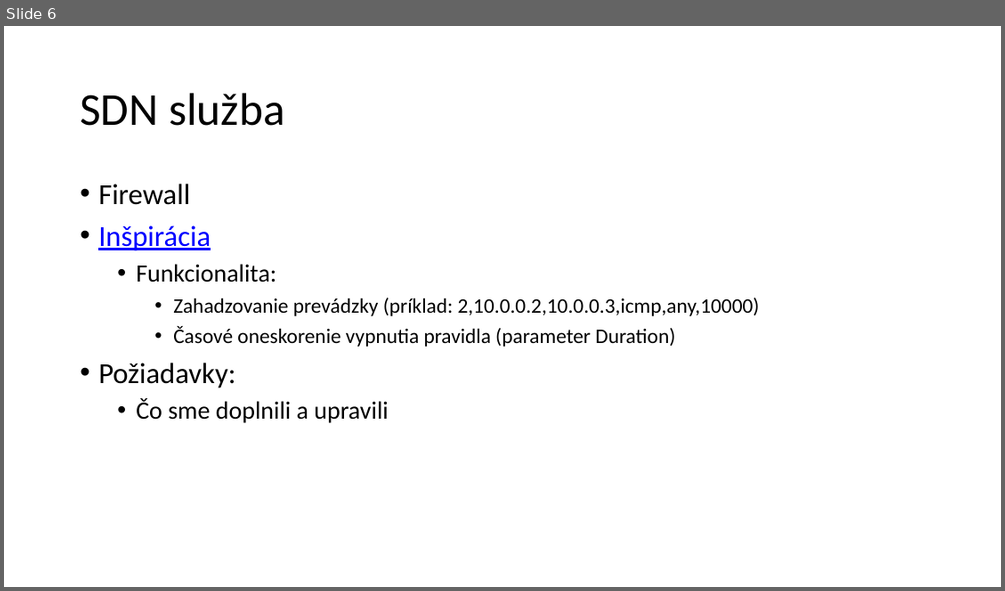
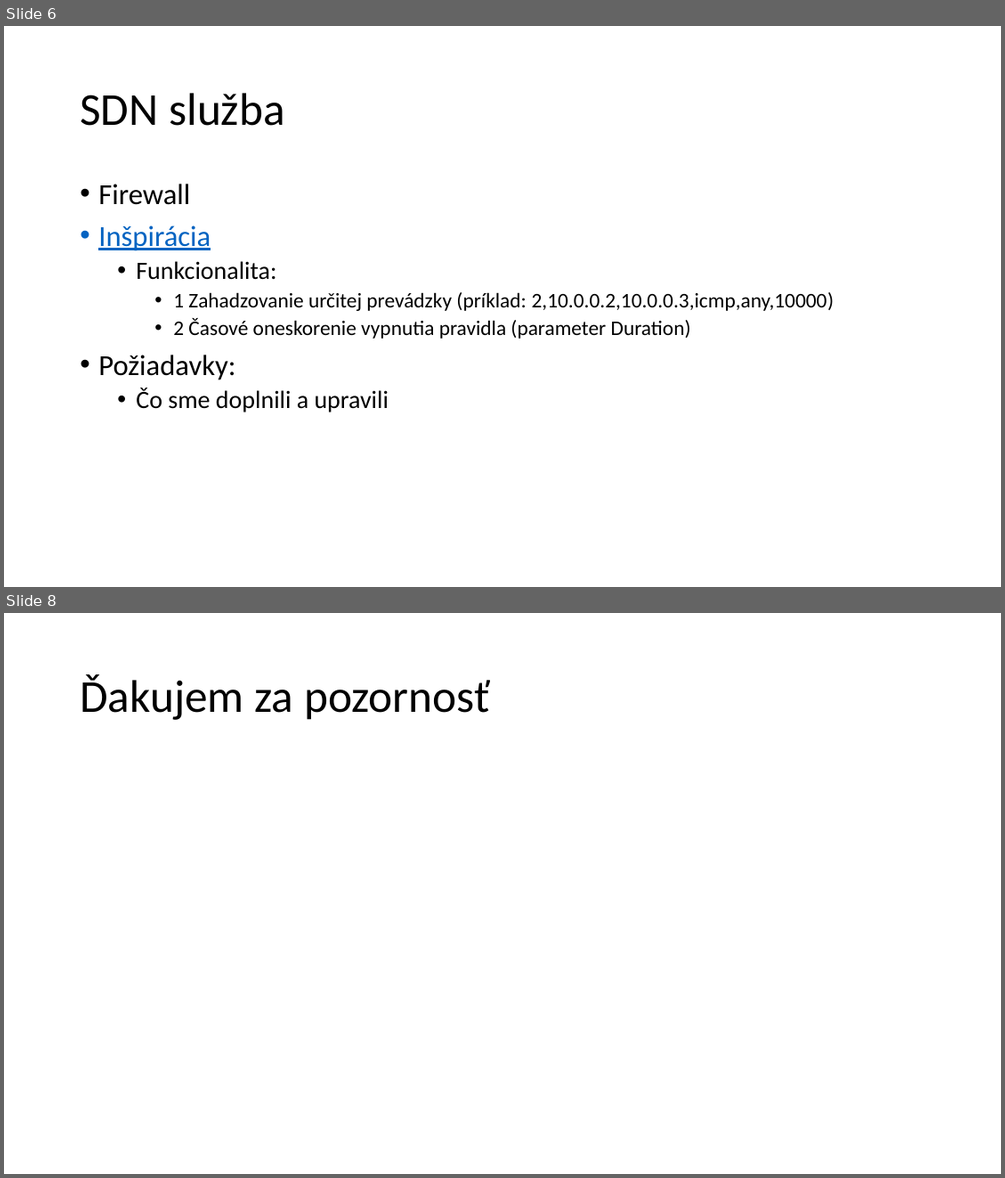
Before and after one commit to kyberdrb/FRI, a slide deck: Ing/4.semester/Integracia_Sieti/semestralka/IS_SDN_Firewall.pptx. Shown one above the other, each under a label of ours: slide 6 before the commit, slides 6 and 8 after it; the slides between them are not shown. The pictures are 1005x591 and 1005x1178 pixels, drawn with LibreOffice and Linux fonts; fonts in the diff are those of the drawing. Boxes give left, top, right and bottom in pixels: in the first picture for what was removed or moved away, otherwise in the second. Text is boxed around its words. In the diff, an @@ line names an element or a change of style, - is before the commit and + after.

```diff
--- a/Ing/4.semester/Integracia_Sieti/semestralka/IS_SDN_Firewall.pptx
+++ b/Ing/4.semester/Integracia_Sieti/semestralka/IS_SDN_Firewall.pptx
@@ slide 8 added at [4,613,1001,1174], background #FFFFFF @@
@@ title added at [80,674,490,720], 44 pt, text #000000 @@
+Ďakujem za pozornosť
@@ slide 6 changed as well @@
@@ text at [98,184,388,412]: text colour #0000FF to #0563C1 in "Inšpirácia"; line spacing 1 to 0.9 @@
@@ text at [173,292,833,338]: text changed @@
-    • Zahadzovanie prevádzky (príklad: 2,10.0.0.2,10.0.0.3,icmp,any,10000)
-    • Časové oneskorenie vypnutia pravidla (parameter Duration)
+    • 1 Zahadzovanie určitej prevádzky (príklad: 2,10.0.0.2,10.0.0.3,icmp,any,10000)
+    • 2 Časové oneskorenie vypnutia pravidla (parameter Duration)
```
Also in this commit, not shown: 2 other slides changed, 1 other slide added, 1 slide removed, 1 other file.
